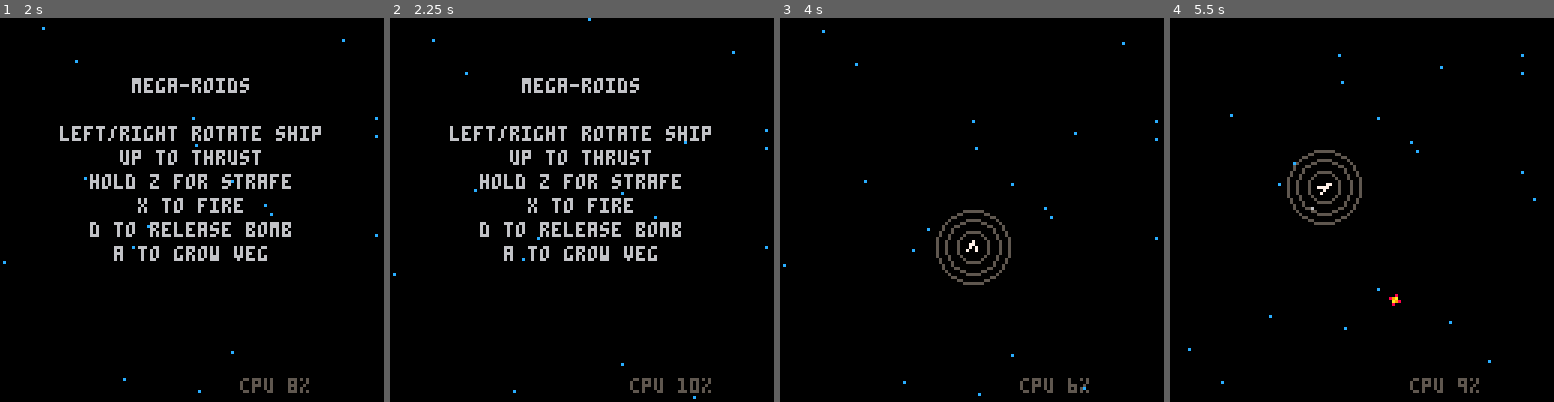
Above: before the commit, frames 1-4 (left to right).
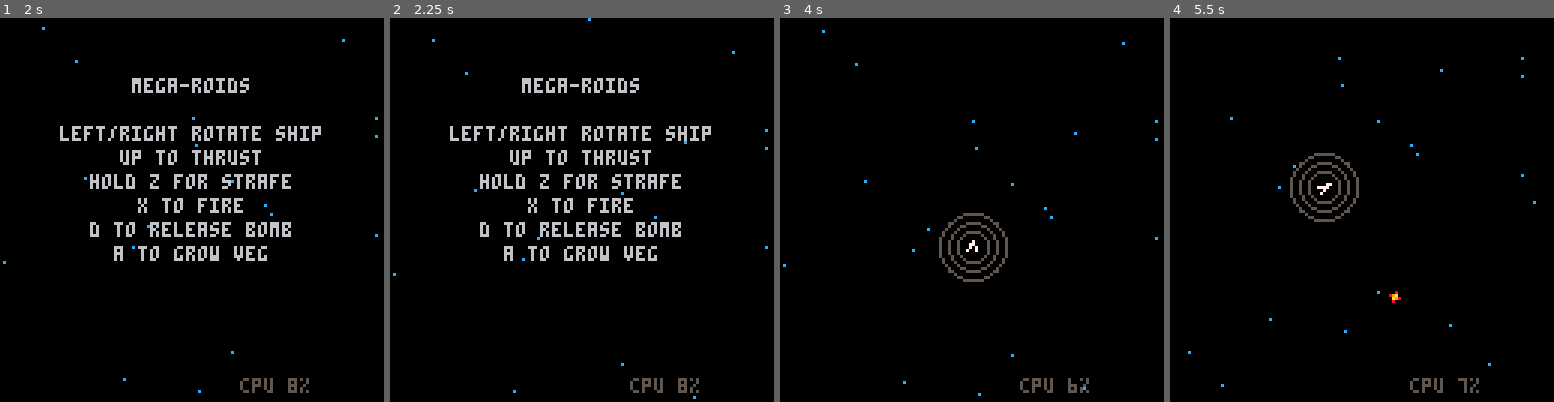
Above: after the commit, the same moments.

Repository: jcupitt/pico8
Game: PICO-8 cartridge mega/mega.p8
Same seed, same stepped clock (60 frames per second), same inputs: the game is played once before the commit and once after it.
Inputs:
- Up to frame 1 (2 s): tap X (X key) at 0.33, 1.07, 1.85 s; tap O (Z key) at 0.7, 1.7 s; hold Right from 1.6 s (still down)
- Up to frame 2 (2.25 s): release Right at 2.1 s; tap O (Z key) at 2.1 s; hold Up from 2.15 s (still down)
- Up to frame 3 (4 s): release Up at 2.42 s; hold Right 2.47-3.03 s; tap O (Z key) every 0.4 s from 2.5 to 3.7 s; tap X (X key) at 2.97 s; hold Left 3.08-3.58 s; hold Down 3.63-3.97 s
- Up to frame 4 (5.5 s): hold Right 4.02-4.68 s; tap X (X key) at 4.08, 5.2 s; tap O (Z key) every 0.4 s from 4.1 to 5.3 s; hold Up 4.73-5.03 s; hold Left from 5.08 s (still down)

Frame 1 is identical in both runs. In frame 2, 0.1% of the frame differs, in the area x 75-84%, y 93-98%; in frame 3, 1.4%; in frame 4, 1.7%, in the area x 4-96%, y 9-97%.

Commit message:
bats take many hits

Diff:
--- a/mega/mega.p8
+++ b/mega/mega.p8
@@ -586,7 +586,7 @@
    if a.monster and collision(b, a) then
     explosion(b.x + 4, b.y + 4, 10)
     remove_actor(b)
-    remove_actor(a)
+    hit_monster(a)
    end
   end
  end)
@@ -716,14 +716,14 @@
    if(btn(0)) s.angle += 1 / 64
 
    if btn(2) then
-    s.dx += 0.05 * cos(s.angle)
-    s.dy += 0.05 * sin(s.angle)
+    s.dx += 0.04 * cos(s.angle)
+    s.dy += 0.04 * sin(s.angle)
     jet(s, 1 - s.angle + 0.25)
     t = 0.03
    end
   end
 
-  max_speed(s, 2)
+  max_speed(s, 1)
 
   s.bt = max(0, s.bt - 1)
   if btn(5) and s.bt == 0 then
@@ -758,7 +758,7 @@
  end
 end
 
-shield_radius = {5, 9, 12, 15, 18}
+shield_radius = {5, 8, 11, 14, 17}
 
 function draw_ship(s)
  if alive then
@@ -983,7 +983,7 @@
  update = {
   [1] = function (m)
    hover(m)
-   if(closer(m, ship, 30)) m.mood = 2
+   if(closer(m, ship, 30)) set_mood(m, 100, 2)
   end,
   [2] = function (m)
    accelerate_to(m, ship.x, ship.y, 0.0002)
@@ -1007,25 +1007,32 @@
  eye_y = 0,
 
  max_speed = 1.05,
+ health = 5,
 
  transition = {
   [1] = {{1, 200, 2}},
   [2] = {{0.5, 500, 1}, {1, 200, 4}},
+  [3] = {{1, 500, 1}},
   [4] = {{1, 500, 1}},
  },
 
  update = {
   [1] = function (m)
    hover(m)
-   if(closer(m, ship, 30)) m.mood = 2
+   if(closer(m, ship, 30)) set_mood(m, 100, 2)
   end,
   [2] = function (m) accelerate_to(m, ship.x, ship.y, 0.0002) end,
+  [3] = function (m) circle_to(m, 512, 256, 0.0002, 0.5) end,
   [4] = function (m)
    accelerate_to(m, 512, 256, 0.0002)
    max_speed(m, 0.4)
    try_roost(m)
   end
- }
+ },
+
+ hit = function (m)
+  set_mood(m, 100, 3)
+ end
 }
 
 segment = {
@@ -1095,7 +1102,7 @@
  update = {
   [1] = function (m)
    circle_to(m, 512, 256, 0.002, 0.5)
-   if(closer(m, ship, 30)) m.mood = 2
+   if(closer(m, ship, 30)) set_mood(m, 100, 2)
   end,
   [2] = function (m) circle_to(m, ship.x, ship.y, 0.002, 0.5) end,
   [4] = function (m)
@@ -1126,7 +1133,7 @@
  update = {
   [1] = function (m)
    hover(m)
-   if(closer(m, ship, 30)) m.mood = 2
+   if(closer(m, ship, 30)) set_mood(m, 100, 2)
   end,
   [2] = function (m) accelerate_to(m, ship.x, ship.y, 0.0002) end,
   [4] = function (m)
@@ -1157,7 +1164,7 @@
  update = {
   [1] = function (m)
    hover(m)
-   if(closer(m, ship, 30)) m.mood = 2
+   if(closer(m, ship, 30)) set_mood(m, 100, 2)
   end,
   [2] = function (m) accelerate_to(m, ship.x, ship.y, 0.0002) end,
   [4] = function (m)
@@ -1186,7 +1193,7 @@
  update = {
   [1] = function (m)
    hover(m)
-   if(closer(m, ship, 30)) m.mood = 2
+   if(closer(m, ship, 30)) set_mood(m, 100, 2)
   end,
   [2] = function (m)
    accelerate_to(m, ship.x, ship.y, 0.0002)
@@ -1243,6 +1250,15 @@
  crab,
 }
 
+function set_mood(m, t, i)
+ if m.mood != i then
+  m.timer = rnd() * t
+  m.mood = i
+  m.dx = 0
+  m.dy = 0
+ end
+end
+
 function monster_transition(m)
  m.timer = max(0, m.timer - 1)
  if m.timer == 0 then
@@ -1250,10 +1266,7 @@
 
   for i = 1, #actions do
    if rnd() < actions[i][1] then
-    m.timer = rnd() * actions[i][2]
-    m.mood = actions[i][3]
-    m.dx = 0
-    m.dy = 0
+    set_mood(m, actions[i][2], actions[i][3])
     break
    end
   end
@@ -1273,6 +1286,8 @@
  m.mt = mt
  m.r = 3
  if(mt.radius) m.r = mt.radius
+ m.health = 1
+ if(mt.health) m.health = mt.health
  m.monster = true
  m.sleeping = false
  m.angle = 0
@@ -1297,7 +1312,7 @@
   end
 
   if alive and closer(m, ship, 4) then
-   remove_actor(m)
+   hit_monster(m)
    kill_ship()
   end
  end
@@ -1329,6 +1344,15 @@
  if(mt.add) mt.add(m)
 
  return m
+end
+
+function hit_monster(m)
+ if(m.mt.hit) m.mt.hit(m)
+
+ m.health = max(0, m.health - 1)
+ if m.health == 0 then
+  remove_actor(m)
+ end
 end
 
 -- shake monster at cell x, y ... p is probability of waking it
@@ -1413,7 +1437,11 @@
 
  if not alive then
   dead_timer = max(0, dead_timer - 1)
-  if(dead_timer == 0) alive = true score = 0
+  if dead_timer == 0 then
+   ship.shields = 3
+   alive = true
+   score = 0
+  end
  end
 
  monster_timer = max(0, monster_timer - 1)
@@ -1539,6 +1567,14 @@
 add_stars()
 
 -- game state
+
+explored = {}
+for y = 0, 63 do
+ explored[y] = {}
+ for x = 0, 127 do
+  explored[y][x] = false
+ end
+end
 
 score = 0
 dead_timer = 200
Not shown, changed: mega/TODO
